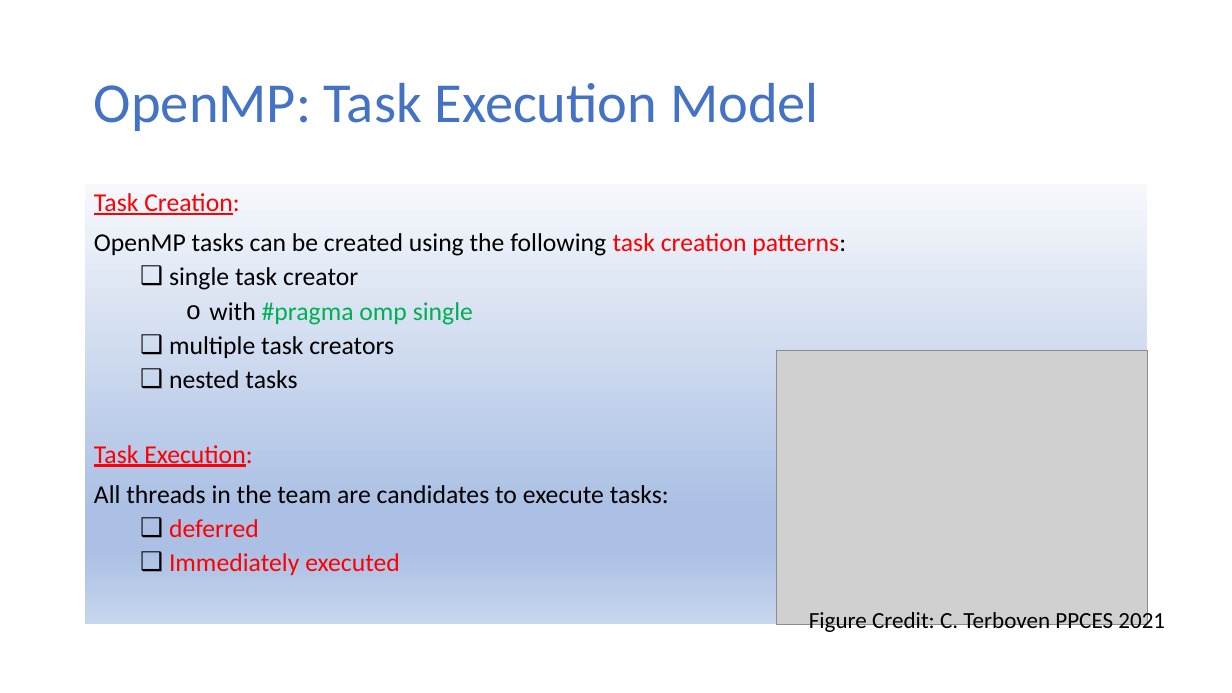
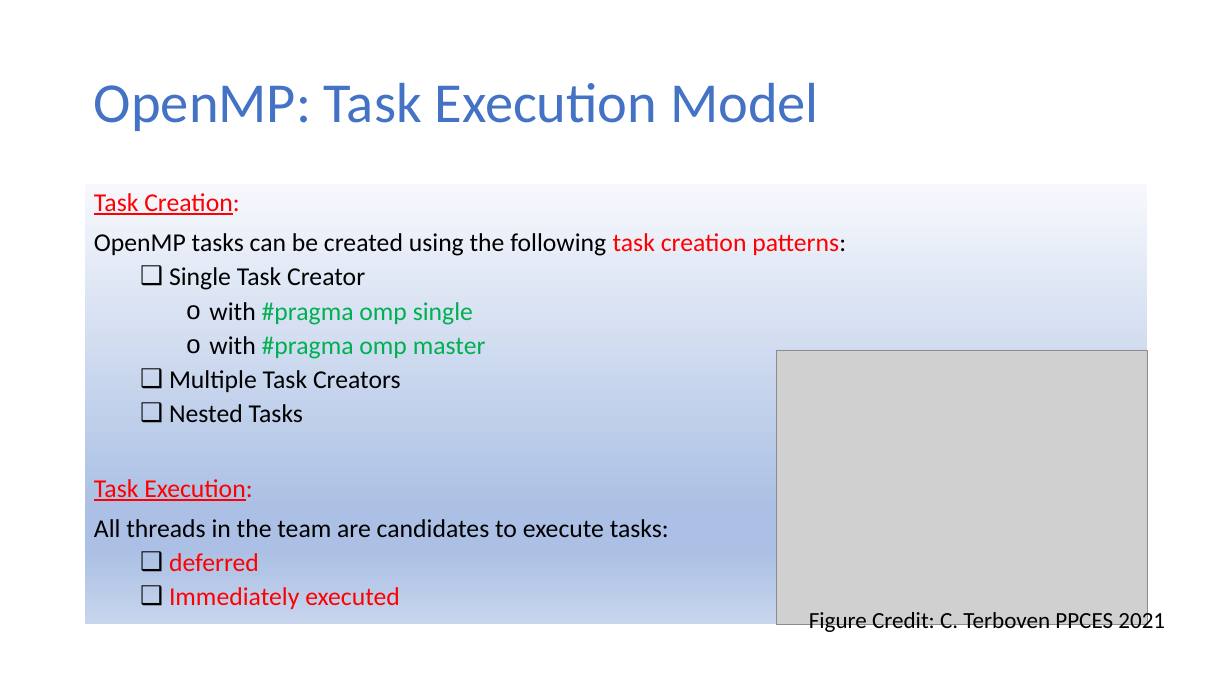
Before and after one commit to ekkapotc/PC, a slide deck: slide 13 of Slides/Lecture 8.pptx. Drawn at 1232x693 pixels with LibreOffice and Linux fonts; fonts in the diff are those of the drawing; grey boxes stand for pictures. Boxes give left, top, right and bottom in pixels: in the first picture for what was removed or moved away, otherwise in the second. Text is boxed around its words. In the diff, an @@ line names an element or a change of style, - is before the commit and + after.

```diff
--- a/Slides/Lecture 8.pptx
+++ b/Slides/Lecture 8.pptx
@@ text at [169,267,365,290]: text changed @@
-  ❑ single task creator
+  ❑ Single Task Creator
@@ text at [169,336,486,422]: text changed @@
-  ❑ multiple task creators
-  ❑ nested tasks
+    o with #pragma omp master
+  ❑ Multiple Task Creators
+  ❑ Nested Tasks
```
Also in this commit, not shown: 9 other slides changed, 1 other file.
